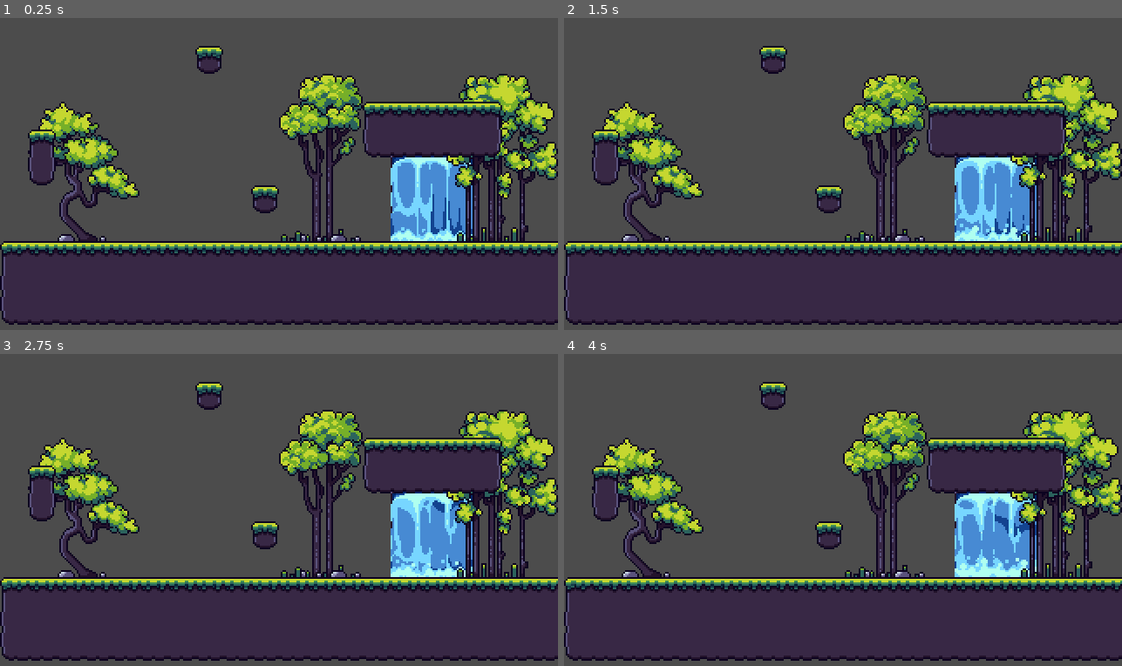
Above: before the commit, frames 1-4 (two rows, left to right).
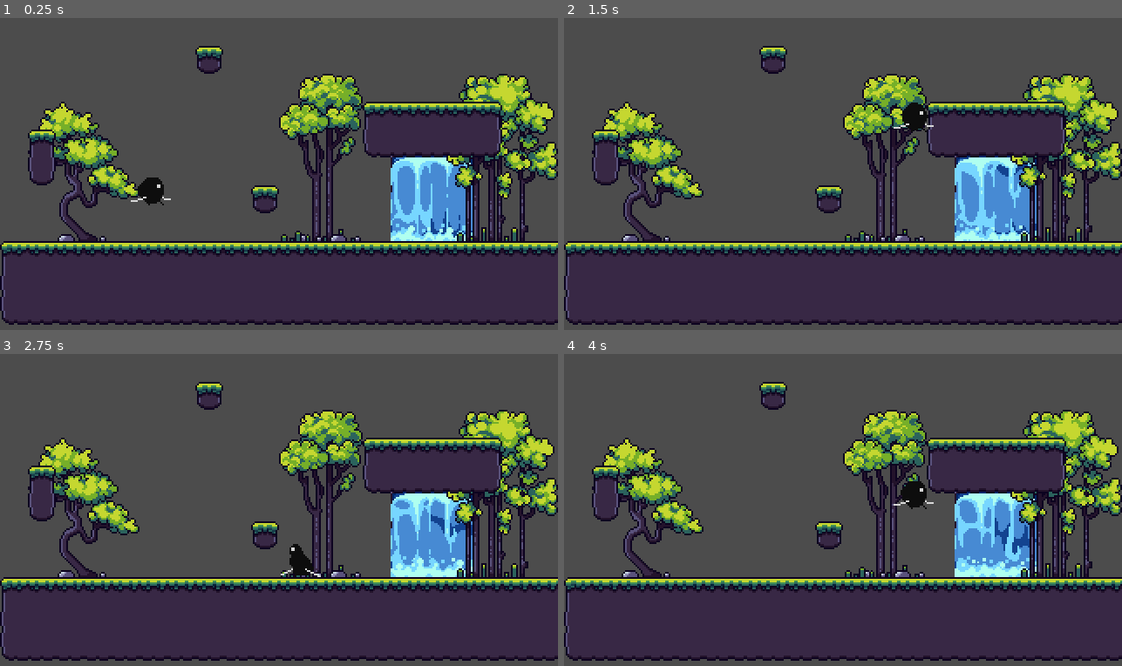
Above: after the commit, the same moments.

Repository: Herzmut-Games/level-renner
Game: Godot game, scene res://Main.tscn
The game is run twice, just before and just after one commit, with the same random seed, the same clock (stepped at 60 frames per second) and the same inputs.
Inputs:
- Up to frame 1 (0.25 s): no input
- Up to frame 2 (1.5 s): hold Right (ui_right) from 0.53 s (still down); tap Space (jump, bound only after the commit) at 0.6, 0.77, 1.07, 1.35 s
- Up to frame 3 (2.75 s): tap Space (jump, bound only after the commit) at 1.52, 1.82, 2.1 s; release Right (ui_right) at 2.03 s; hold Left (ui_left) from 2.03 s (still down)
- Up to frame 4 (4 s): release Left (ui_left) at 2.78 s; hold Right (ui_right) from 2.78 s (still down); tap Space (jump, bound only after the commit) at 2.85, 3.02, 3.32, 3.6, 3.77 s

The runs differ from the first frame. In frame 1, 1.0% of the frame differs, in the area x 23-85%, y 44-72%; in frame 2, 1.1%; in frame 3, 1.3%; in frame 4, 1.3%, in the area x 59-85%, y 40-72%.

Commit message:
add player movement

Diff:
--- a/godot/Main.tscn
+++ b/godot/Main.tscn
@@ -1,10 +1,11 @@
-[gd_scene load_steps=23 format=2]
+[gd_scene load_steps=24 format=2]
 
 [ext_resource path="res://assets/forest/TILESET SUMMER DAY.png" type="Texture" id=1]
 [ext_resource path="res://assets/forest/TREE 1 - DAY SUMMER.png" type="Texture" id=2]
 [ext_resource path="res://assets/forest/TREE 2 - DAY SUMMER.png" type="Texture" id=3]
 [ext_resource path="res://assets/forest/TREE 3 - DAY SUMMER.png" type="Texture" id=4]
 [ext_resource path="res://scenes/Waterfall.tscn" type="PackedScene" id=5]
+[ext_resource path="res://Player.tscn" type="PackedScene" id=6]
 
 [sub_resource type="ConvexPolygonShape2D" id=16]
 points = PoolVector2Array( 0, 0, 16, 0, 16, 16, 0, 16 )
@@ -222,7 +223,6 @@
 
 [node name="Waterfall" parent="." instance=ExtResource( 5 )]
 position = Vector2( 248, 96 )
-frame = 4
 playing = true
 
 [node name="TileMapBackground" type="TileMap" parent="."]
@@ -238,3 +238,6 @@
 cell_custom_transform = Transform2D( 16, 0, 0, 16, 0, 0 )
 format = 1
 tile_data = PoolIntArray( 65543, 0, 196611, 131095, 0, 196608, 131096, 0, 196610, 196621, 0, 0, 196622, 0, 1, 196623, 0 …(2274 unchanged characters)…
+
+[node name="Player" parent="." instance=ExtResource( 6 )]
+position = Vector2( 87, 90 )
--- /dev/null
+++ b/godot/Player.gd
@@ -0,0 +1,52 @@
+extends KinematicBody2D
+class_name Player
+
+export var walk_force = 600
+export var jump_speed = 200
+export var stop_force = 1300
+export var walk_max_speed = 200
+
+var velocity = Vector2()
+var looking_right = true
+
+onready var gravity = ProjectSettings.get_setting("physics/2d/default_gravity")
+
+func get_movement_direction() -> float:
+	return Input.get_action_strength("ui_right") - Input.get_action_strength("ui_left")
+
+func look_dir(should_look_right: bool) -> void:
+	if should_look_right == looking_right: return
+	$AnimatedSprite.scale.x *= -1
+	looking_right = not looking_right
+
+func _physics_process(delta) -> void:
+	var next_animation = "idle"
+	var direction = get_movement_direction()
+
+	# look in a different direction / check the direction if any direction is put in
+	if direction:
+		look_dir(direction == 1)
+		next_animation = "run"
+
+	if !is_on_floor() and $AnimatedSprite.animation != "jump":
+		next_animation = "fall"
+
+	var walk = walk_force * direction
+	if abs(walk) < walk_force * 0.2:
+		velocity.x = move_toward(velocity.x, 0, stop_force * delta)
+	else:
+		velocity.x += walk * delta
+	velocity.x = clamp(velocity.x, -walk_max_speed, walk_max_speed)
+
+	velocity.y += gravity * delta
+
+	velocity = move_and_slide_with_snap(velocity, Vector2.DOWN, Vector2.UP)
+
+	if is_on_floor() and Input.is_action_just_pressed("jump"):
+		velocity.y = -jump_speed
+		$AnimatedSprite.play("jump")
+		yield($AnimatedSprite, "animation_finished")
+		$AnimatedSprite.play("fall")
+
+	if not $AnimatedSprite.animation in ["jump", next_animation]:
+		$AnimatedSprite.play(next_animation)
--- a/godot/Player.tscn
+++ b/godot/Player.tscn
@@ -1,134 +1,110 @@
-[gd_scene load_steps=31 format=2]
+[gd_scene load_steps=33 format=2]
 
 [ext_resource path="res://assets/assassin/jump.png" type="Texture" id=1]
 [ext_resource path="res://assets/assassin/idle.png" type="Texture" id=2]
 [ext_resource path="res://assets/assassin/fall.png" type="Texture" id=3]
 [ext_resource path="res://assets/assassin/run with VFX.png" type="Texture" id=4]
+[ext_resource path="res://Player.gd" type="Script" id=5]
 
 [sub_resource type="AtlasTexture" id=1]
-flags = 4
 atlas = ExtResource( 2 )
 region = Rect2( 0, 0, 30, 19 )
 
 [sub_resource type="AtlasTexture" id=2]
-flags = 4
 atlas = ExtResource( 2 )
 region = Rect2( 0, 19, 30, 19 )
 
 [sub_resource type="AtlasTexture" id=3]
-flags = 4
 atlas = ExtResource( 2 )
 region = Rect2( 0, 38, 30, 19 )
 
 [sub_resource type="AtlasTexture" id=4]
-flags = 4
 atlas = ExtResource( 2 )
 region = Rect2( 0, 57, 30, 19 )
 
 [sub_resource type="AtlasTexture" id=5]
-flags = 4
 atlas = ExtResource( 2 )
 region = Rect2( 0, 76, 30, 19 )
 
 [sub_resource type="AtlasTexture" id=6]
-flags = 4
 atlas = ExtResource( 2 )
 region = Rect2( 0, 95, 30, 19 )
 
 [sub_resource type="AtlasTexture" id=7]
-flags = 4
 atlas = ExtResource( 2 )
 region = Rect2( 0, 114, 30, 19 )
 
 [sub_resource type="AtlasTexture" id=8]
-flags = 4
 atlas = ExtResource( 2 )
 region = Rect2( 0, 133, 30, 19 )
 
 [sub_resource type="AtlasTexture" id=9]
-flags = 4
 atlas = ExtResource( 2 )
 region = Rect2( 0, 152, 30, 19 )
 
 [sub_resource type="AtlasTexture" id=10]
-flags = 4
 atlas = ExtResource( 3 )
 region = Rect2( 0, 0, 30, 19 )
 
 [sub_resource type="AtlasTexture" id=11]
-flags = 4
 atlas = ExtResource( 3 )
 region = Rect2( 0, 19, 30, 19 )
 
 [sub_resource type="AtlasTexture" id=12]
-flags = 4
 atlas = ExtResource( 3 )
 region = Rect2( 0, 38, 30, 19 )
 
 [sub_resource type="AtlasTexture" id=13]
-flags = 4
 atlas = ExtResource( 3 )
 region = Rect2( 0, 57, 30, 19 )
 
+[sub_resource type="AtlasTexture" id=22]
+atlas = ExtResource( 1 )
+region = Rect2( 0, 0, 30, 19 )
+
+[sub_resource type="AtlasTexture" id=23]
+atlas = ExtResource( 1 )
+region = Rect2( 0, 19, 30, 19 )
+
+[sub_resource type="AtlasTexture" id=24]
+atlas = ExtResource( 1 )
+region = Rect2( 0, 38, 30, 19 )
+
+[sub_resource type="AtlasTexture" id=25]
+atlas = ExtResource( 1 )
+region = Rect2( 0, 57, 30, 19 )
+
 [sub_resource type="AtlasTexture" id=14]
-flags = 4
 atlas = ExtResource( 4 )
 region = Rect2( 0, 0, 30, 19 )
 
 [sub_resource type="AtlasTexture" id=15]
-flags = 4
 atlas = ExtResource( 4 )
 region = Rect2( 0, 19, 30, 19 )
 
 [sub_resource type="AtlasTexture" id=16]
-flags = 4
 atlas = ExtResource( 4 )
 region = Rect2( 0, 38, 30, 19 )
 
 [sub_resource type="AtlasTexture" id=17]
-flags = 4
 atlas = ExtResource( 4 )
 region = Rect2( 0, 57, 30, 19 )
 
 [sub_resource type="AtlasTexture" id=18]
-flags = 4
 atlas = ExtResource( 4 )
 region = Rect2( 0, 76, 30, 19 )
 
 [sub_resource type="AtlasTexture" id=19]
-flags = 4
 atlas = ExtResource( 4 )
 region = Rect2( 0, 95, 30, 19 )
 
 [sub_resource type="AtlasTexture" id=20]
-flags = 4
 atlas = ExtResource( 4 )
 region = Rect2( 0, 114, 30, 19 )
 
 [sub_resource type="AtlasTexture" id=21]
-flags = 4
 atlas = ExtResource( 4 )
 region = Rect2( 0, 133, 30, 19 )
-
-[sub_resource type="AtlasTexture" id=22]
-flags = 4
-atlas = ExtResource( 1 )
-region = Rect2( 0, 0, 30, 19 )
-
-[sub_resource type="AtlasTexture" id=23]
-flags = 4
-atlas = ExtResource( 1 )
-region = Rect2( 0, 19, 30, 19 )
-
-[sub_resource type="AtlasTexture" id=24]
-flags = 4
-atlas = ExtResource( 1 )
-region = Rect2( 0, 38, 30, 19 )
-
-[sub_resource type="AtlasTexture" id=25]
-flags = 4
-atlas = ExtResource( 1 )
-region = Rect2( 0, 57, 30, 19 )
 
 [sub_resource type="SpriteFrames" id=26]
 animations = [ {
@@ -142,22 +118,28 @@
 "name": "fall",
 "speed": 5.0
 }, {
+"frames": [ SubResource( 22 ), SubResource( 23 ), SubResource( 24 ), SubResource( 25 ) ],
+"loop": true,
+"name": "jump",
+"speed": 5.0
+}, {
 "frames": [ SubResource( 14 ), SubResource( 15 ), SubResource( 16 ), SubResource( 17 ), SubResource( 18 ), SubResource( 19 ), SubResource( 20 ), SubResource( 21 ) ],
 "loop": true,
 "name": "run",
 "speed": 5.0
-}, {
-"frames": [ SubResource( 22 ), SubResource( 23 ), SubResource( 24 ), SubResource( 25 ) ],
-"loop": true,
-"name": "jump",
-"speed": 5.0
 } ]
 
-[node name="KinematicBody2D" type="KinematicBody2D"]
+[sub_resource type="RectangleShape2D" id=27]
+extents = Vector2( 6.5, 9.5 )
+
+[node name="Player" type="KinematicBody2D"]
+script = ExtResource( 5 )
 
 [node name="AnimatedSprite" type="AnimatedSprite" parent="."]
 frames = SubResource( 26 )
-animation = "New Anim"
+animation = "run"
 playing = true
 
 [node name="CollisionShape2D" type="CollisionShape2D" parent="."]
+position = Vector2( 0.5, -0.5 )
+shape = SubResource( 27 )
--- a/godot/project.godot
+++ b/godot/project.godot
@@ -7,6 +7,16 @@
 ;   param=value ; assign values to parameters
 
 config_version=4
+
+_global_script_classes=[ {
+"base": "KinematicBody2D",
+"class": "Player",
+"language": "GDScript",
+"path": "res://Player.gd"
+} ]
+_global_script_class_icons={
+"Player": ""
+}
 
 [application]
 
@@ -29,9 +39,33 @@
 "flags/filter": false
 }
 
+[input]
+
+ui_left={
+"deadzone": 0.5,
+"events": [ Object(InputEventKey,"resource_local_to_scene":false,"resource_name":"","device":0,"alt":false,"shift":false,"control":false,"meta":false,"command":false,"pressed":false,"scancode":16777231,"physical_scancode":0,"unicode":0,"echo":false,"script":null)
+, Object(InputEventJoypadButton,"resource_local_to_scene":false,"resource_name":"","device":0,"button_index":14,"pressure":0.0,"pressed":false,"script":null)
+, Object(InputEventKey,"resource_local_to_scene":false,"resource_name":"","device":0,"alt":false,"shift":false,"control":false,"meta":false,"command":false,"pressed":false,"scancode":0,"physical_scancode":65,"unicode":0,"echo":false,"script":null)
+ ]
+}
+ui_right={
+"deadzone": 0.5,
+"events": [ Object(InputEventKey,"resource_local_to_scene":false,"resource_name":"","device":0,"alt":false,"shift":false,"control":false,"meta":false,"command":false,"pressed":false,"scancode":16777233,"physical_scancode":0,"unicode":0,"echo":false,"script":null)
+, Object(InputEventJoypadButton,"resource_local_to_scene":false,"resource_name":"","device":0,"button_index":15,"pressure":0.0,"pressed":false,"script":null)
+, Object(InputEventKey,"resource_local_to_scene":false,"resource_name":"","device":0,"alt":false,"shift":false,"control":false,"meta":false,"command":false,"pressed":false,"scancode":0,"physical_scancode":68,"unicode":0,"echo":false,"script":null)
+ ]
+}
+jump={
+"deadzone": 0.5,
+"events": [ Object(InputEventKey,"resource_local_to_scene":false,"resource_name":"","device":0,"alt":false,"shift":false,"control":false,"meta":false,"command":false,"pressed":false,"scancode":32,"physical_scancode":0,"unicode":0,"echo":false,"script":null)
+, Object(InputEventKey,"resource_local_to_scene":false,"resource_name":"","device":0,"alt":false,"shift":false,"control":false,"meta":false,"command":false,"pressed":false,"scancode":0,"physical_scancode":87,"unicode":0,"echo":false,"script":null)
+ ]
+}
+
 [physics]
 
 common/enable_pause_aware_picking=true
+2d/default_gravity=294
 
 [rendering]
 
